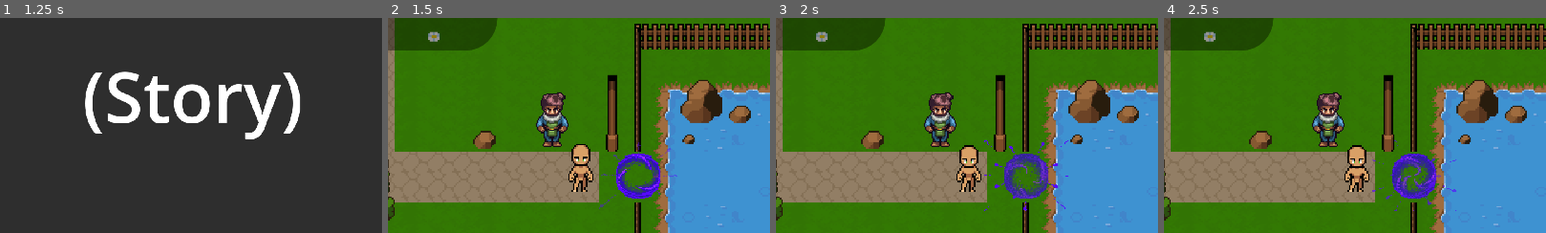
Above: before the commit, frames 1-4 (left to right).
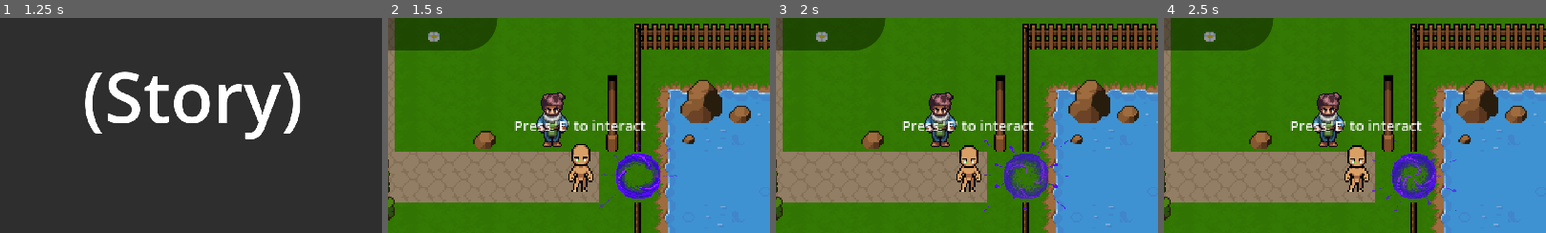
Above: after the commit, the same moments.

Repository: hoaxnt/envelhope-beta
Game: Godot game, scene res://Scenes/utils/main_menu.tscn
Same seed, same stepped clock (60 frames per second), same inputs: the game is played once before the commit and once after it.
Inputs (mouse positions are % of the whole screen's width and height, from its top left):
- Up to frame 1 (1.25 s): click "Continue" at 0.5 s
- Up to frame 2 (1.5 s): click (50, 50) at 1.25 s
- Up to frame 3 (2 s): no input
- Up to frame 4 (2.5 s): click "Bag" at 2 s
The pictures show only the part of the screen within x 25-75%, y 16-66%; the shares and areas given below are measured in that part.

Frame 1 is identical in both runs. In frame 2, 0.8% of the frame differs, in the area x 33-68%, y 47-53%; in frame 3, 0.8%; in frame 4, 0.8%.

Commit message:
minor adjustment

Diff:
--- a/Scenes/characters/npc_island/diver.tscn
+++ b/Scenes/characters/npc_island/diver.tscn
@@ -4,9 +4,9 @@
 
 [sub_resource type="CapsuleShape2D" id="CapsuleShape2D_t5y5a"]
 radius = 14.0
-height = 28.0
+height = 42.0
 
-[node name="diver" type="CharacterBody2D"]
+[node name="diver" type="CharacterBody2D" groups=["NPCs"]]
 
 [node name="CollisionShape2D" type="CollisionShape2D" parent="."]
 position = Vector2(5, 6)
--- a/project.godot
+++ b/project.godot
@@ -38,6 +38,10 @@
 [editor_plugins]
 
 enabled=PackedStringArray()
+
+[global_group]
+
+NPCs=""
 
 [input]
 
